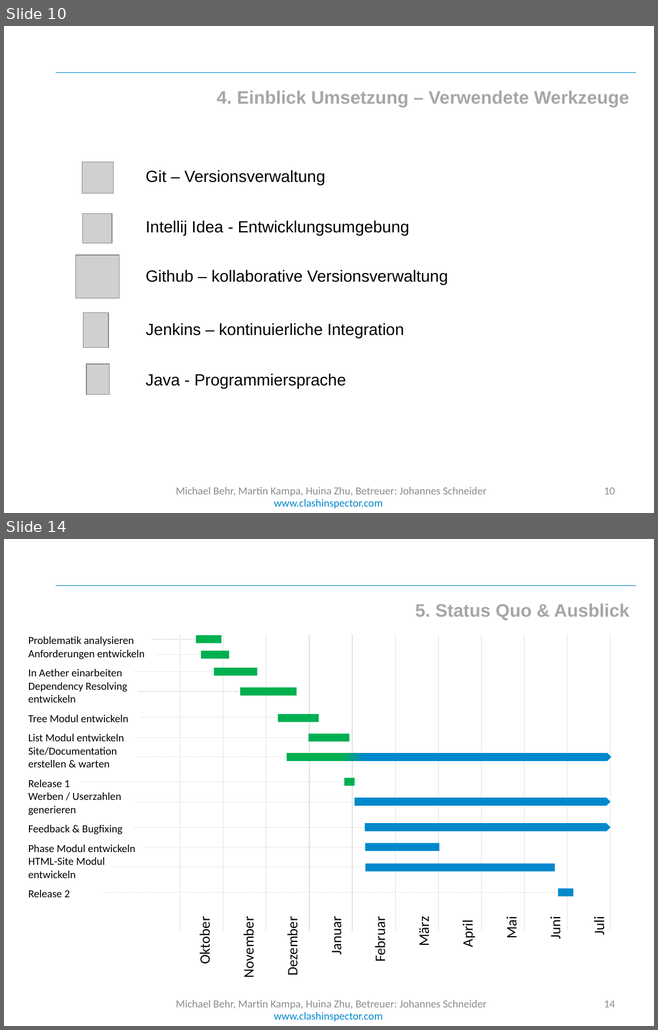
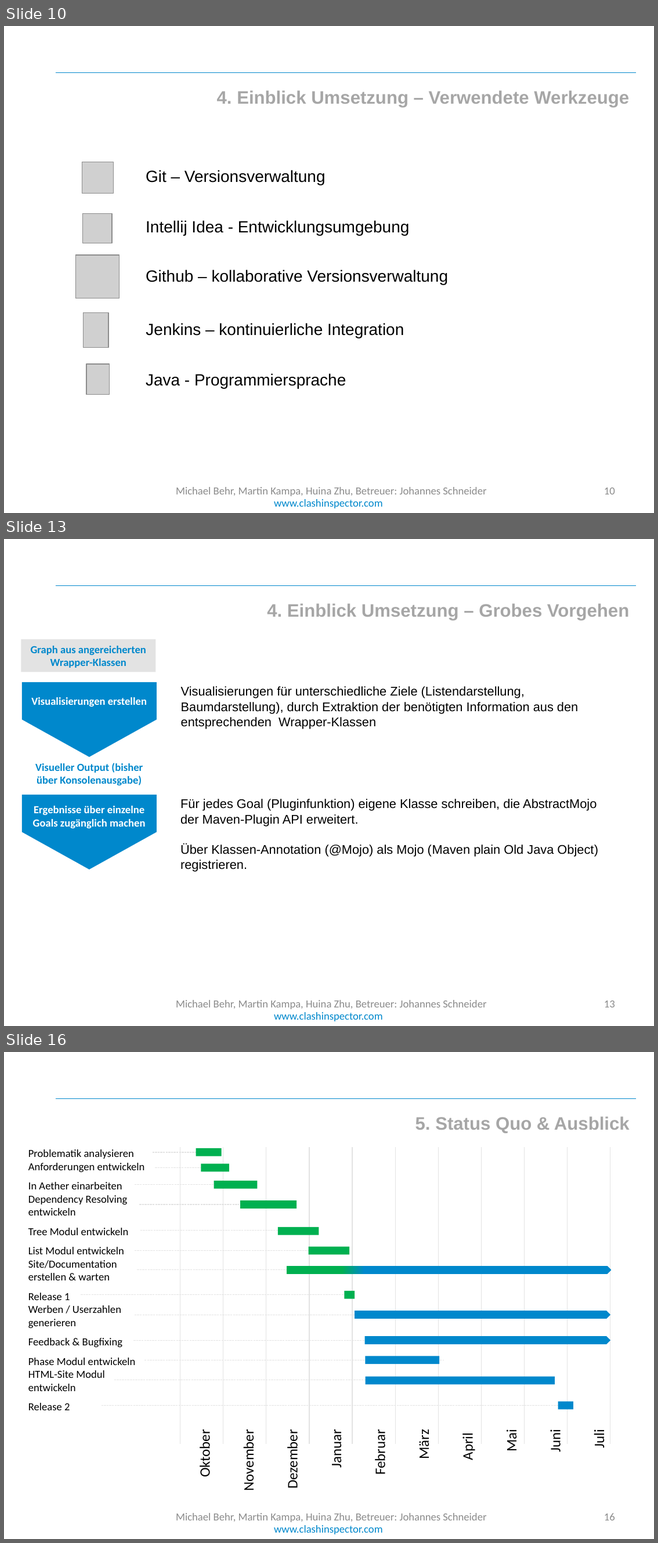
Before and after one commit to cedarsoft/clashinspector.com, a slide deck: presentation/Jahresprojekt Zwischenpräsentation.pptx. Shown one above the other, each under a label of ours: slides 10 and 14 before the commit, slides 10, 13 and 16 after it; the slides between them are not shown. The pictures are 658x1030 and 658x1543 pixels, drawn with LibreOffice and Linux fonts; fonts in the diff are those of the drawing; grey boxes stand for pictures; background and template pictures are left out. Boxes give left, top, right and bottom in pixels: in the first picture for what was removed or moved away, otherwise in the second. Text is boxed around its words. In the diff, an @@ line names an element or a change of style, - is before the commit and + after.

```diff
--- a/presentation/Jahresprojekt Zwischenpräsentation.pptx
+++ b/presentation/Jahresprojekt Zwischenpräsentation.pptx
@@ slide 13 added at [4,539,654,1026], background #FFFFFF; not listed: 2 template elements that a slide beside it also shows @@
@@ text added at [267,603,629,620], 20 pt, text #A6A6A6, bold @@
+4. Einblick Umsetzung – Grobes Vorgehen
@@ rectangle added at [21,640,155,672], fill #E3E3E3, 12 pt, text #0088CC, bold @@
+Graph aus angereicherten Wrapper-Klassen
@@ pentagon arrow added at [21,682,156,756], fill #0088CC @@
@@ text added at [181,686,578,729], 14 pt, text #000000 @@
+Visualisierungen für unterschiedliche Ziele (Listendarstellung, Baumdarstellung), durch Extraktion der benötigten Information aus den entsprechenden Wrapper-Klassen
@@ text added at [31,697,147,707], 12 pt, text #FFFFFF, bold @@
+Visualisierungen erstellen
@@ text added at [35,763,143,785], 12 pt, text #0088CC, bold @@
+Visueller Output (bisher über Konsolenausgabe)
@@ pentagon arrow added at [21,795,156,870], fill #0088CC @@
@@ text added at [180,799,598,872], 14 pt, text #000000 @@
+Für jedes Goal (Pluginfunktion) eigene Klasse schreiben, die AbstractMojo der Maven-Plugin API erweitert.
+Über Klassen-Annotation (@Mojo) als Mojo (Maven plain Old Java Object) registrieren.
@@ text added at [33,806,146,828], 12 pt, text #FFFFFF, bold @@
+Ergebnisse über einzelne Goals zugänglich machen
@@ text added at [176,1000,486,1009], 12 pt, text #8C8C8C @@
+Michael Behr, Martin Kampa, Huina Zhu, Betreuer: Johannes Schneider
@@ page number added at [604,1001,615,1008], 12 pt, text #8C8C8C @@
+13
@@ what was slide 14 is now slide 16 @@
@@ page number at [604,1513,615,1521]: text changed @@
-14
+16
```
Also in this commit, not shown: 2 slides changed, 2 other slides added, 1 slide removed, 19 other files.
